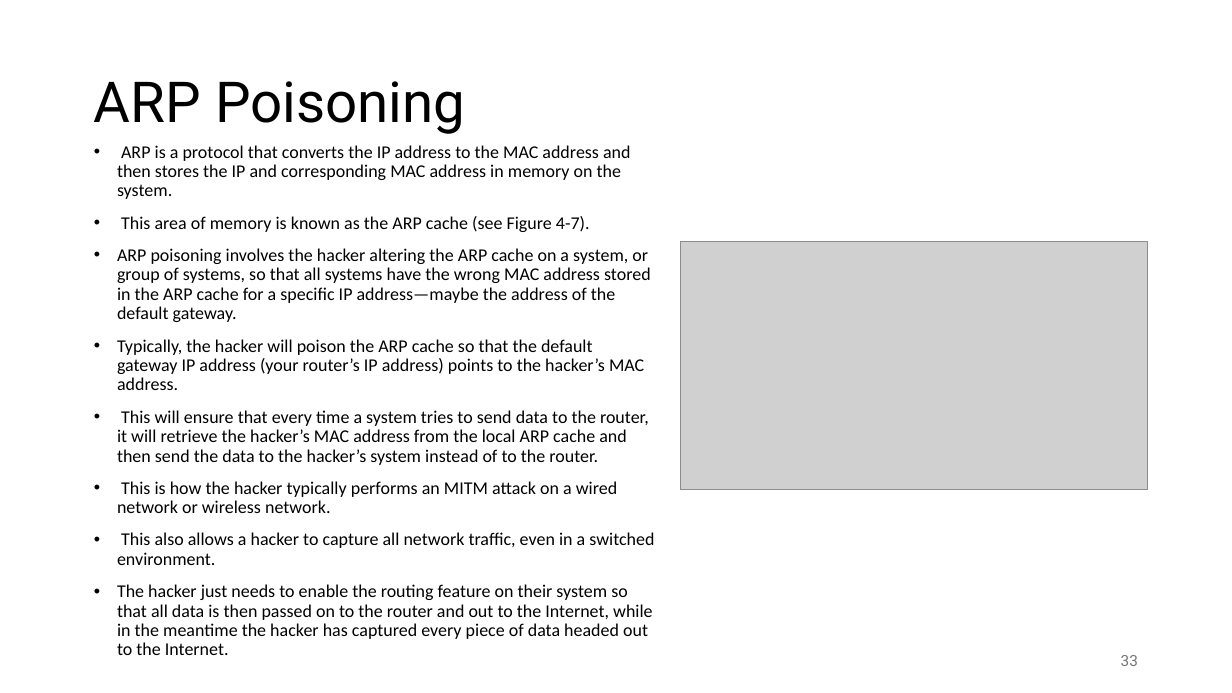
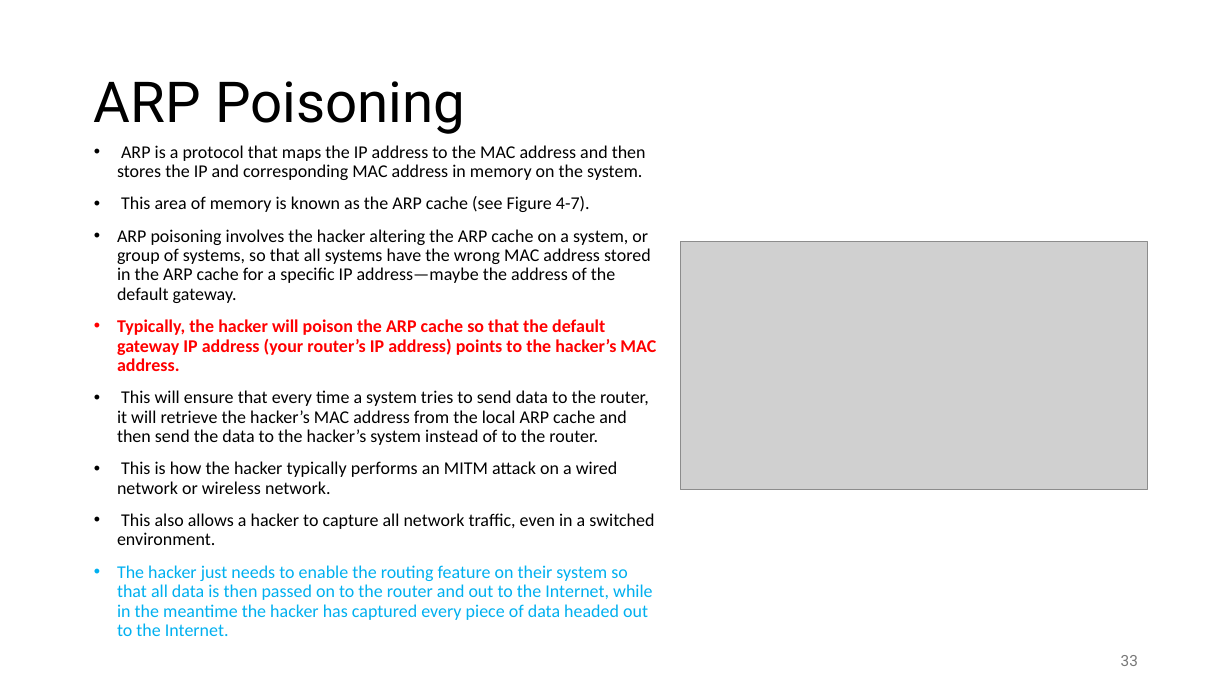
Before and after one commit to shakiliitju/M.Sc-in-ICT, a slide deck: slide 33 of Semester 2/Applied Cyber Security/Lecture/L4.pptx. Drawn at 1232x693 pixels with LibreOffice and Linux fonts; fonts in the diff are those of the drawing; grey boxes stand for pictures. Boxes give left, top, right and bottom in pixels: in the first picture for what was removed or moved away, otherwise in the second. Text is boxed around its words. In the diff, an @@ line names an element or a change of style, - is before the commit and + after.

```diff
--- a/Semester 2/Applied Cyber Security/Lecture/L4.pptx
+++ b/Semester 2/Applied Cyber Security/Lecture/L4.pptx
@@ text at (x1=117, y1=145, x2=646, y2=180): text changed @@
-• ARP is a protocol that converts the IP address to the MAC address and then stores the IP and corresponding MAC address in memory on the system.
+• ARP is a protocol that maps the IP address to the MAC address and then stores the IP and corresponding MAC address in memory on the system.
@@ text at (x1=117, y1=319, x2=656, y2=636): text colour #000000 to #FF0000, bold on in "Typically, the hacker will poison the ARP ..."; text colour #000000 to #00B0F0 in "The hacker just needs to enable the ..." @@
```
Also in this commit, not shown: 5 other slides changed, 2 other files.
